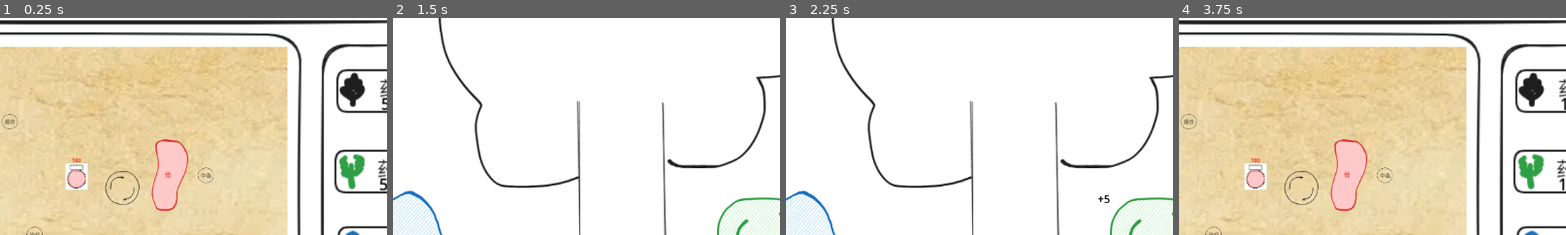
Above: before the commit, frames 1-4 (left to right).
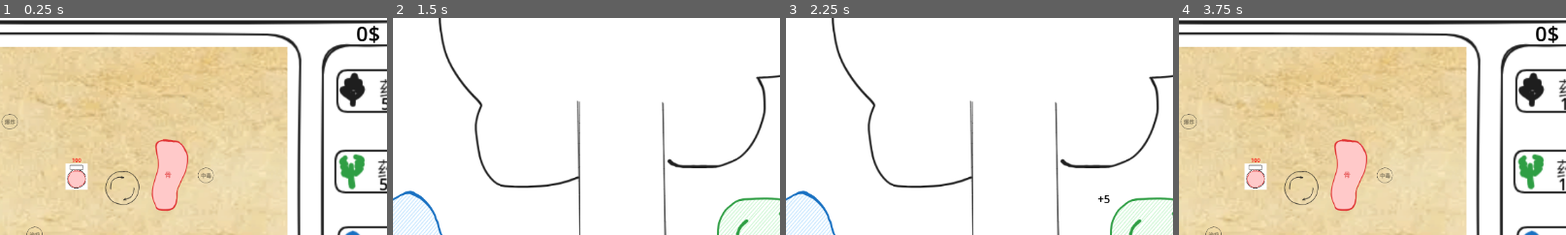
Above: after the commit, the same moments.

Repository: NoobEric0746/Potion-Bingyan
Game: Godot game, scene res://sprites/main.tscn
Two runs of this game, one before a commit and one after it. Both use one fixed random seed, a clock stepped at 60 frames per second and the inputs below.
Inputs (mouse positions are % of the whole screen's width and height, from its top left):
- Up to frame 1 (0.25 s): no input
- Up to frame 2 (1.5 s): click (11, 84) at 0.5 s; click "+5" at 1.25 s
- Up to frame 3 (2.25 s): click "+5" at 2 s
- Up to frame 4 (3.75 s): click "+5" at 2.75 s; click (91, 84) at 3.5 s
The pictures show only the part of the screen within x 40-89%, y 2-51%; the shares and areas given below are measured in that part.

The runs differ from the first frame. In frame 1, 0.3% of the frame differs, in the area x 92-98%, y 3-12%; in frame 2, nothing differs; in frame 3, nothing differs; in frame 4, 0.3%.

Commit message:
销售2/2,大抵是做完了

Diff:
--- a/global_sell_manager.gd
+++ b/global_sell_manager.gd
@@ -9,7 +9,7 @@
 	now=0
 
 func create_buyers():
-	for i in range(0,3):
+	for i in range(0,4):
 		buyers_need[i] = randi_range(1,3)
 		buyers_kindness[i] = randi_range(10,30)
 
@@ -23,9 +23,14 @@
 			return "爆炸"
 
 func buyer_words():
-	return "我需要:\n" + translate(buyers_need[now]) + "\n药水"
+	if now<4:
+		return "我需要:\n" + translate(buyers_need[now]) + "\n药水"
+	else:
+		return "今日结束"
 
 func get_price():
+	if now>=4:
+		return -1
 	if translate(buyers_need[now]) in GlobalGameManager.potion_data:
 		var level = GlobalGameManager.potion_data[translate(buyers_need[now])]
 		return level * buyers_kindness[now]
--- a/scripts/GlobalGameManager.gd
+++ b/scripts/GlobalGameManager.gd
@@ -18,6 +18,8 @@
 var potion_pos = Vector2.ZERO
 var potion_water = 100
 var money = 0
+var used = false
+var plant_state = {1:true,2:true,3:true}
 
 var firing = false
 var vortex = Vector2.ZERO
--- a/scripts/dot.gd
+++ b/scripts/dot.gd
@@ -35,6 +35,7 @@
 		global_position += movement
 
 func process_vortex():
+	print("1")
 	var potion = get_parent().get_node("Potion")
 	var dis = potion.global_position - GlobalGameManager.vortex
 	var go = (dis.rotated(deg_to_rad(100))).normalized()
--- a/scripts/main.gd
+++ b/scripts/main.gd
@@ -6,7 +6,8 @@
 	new_sprite_instance.global_position = get_global_mouse_position()
 	add_child(new_sprite_instance)
 func _process(delta):
-	pass
+	var label = get_node("Money")
+	label.text = str(GlobalGameManager.money)+"$"
 	#print(GlobalGameManager.get_now_ingredient())
 func _ready():
 	set_process(true)
--- a/scripts/potion.gd
+++ b/scripts/potion.gd
@@ -17,6 +17,9 @@
 	z_index = 100
 	GlobalGameManager.kill_items.connect(Callable(self,"_on_scene_switch"))
 	GlobalGameManager.to_craft.connect(Callable(self,"_on_scene_back"))
+	if GlobalGameManager.used:
+		GlobalGameManager.used=false
+		global_position = start_pos
 
 
 func _process(delta: float) -> void:
--- a/sprites/main.tscn
+++ b/sprites/main.tscn
@@ -94,6 +94,15 @@
 offset_right = 794.0
 offset_bottom = 633.0
 
+[node name="Money" type="Label" parent="."]
+offset_left = 985.0
+offset_top = 11.0
+offset_right = 1038.0
+offset_bottom = 55.0
+theme_override_colors/font_color = Color(0, 0, 0, 1)
+theme_override_font_sizes/font_size = 31
+text = "123"
+
 [connection signal="pressed" from="LeftButton" to="LeftButton" method="_on_pressed"]
 [connection signal="pressed" from="RightButton" to="RightButton" method="_on_pressed"]
 [connection signal="button_down" from="Water" to="Water" method="_on_button_down"]
--- a/sprites/sell.gd
+++ b/sprites/sell.gd
@@ -5,6 +5,11 @@
 	label.text = GlobalSellManager.buyer_words()
 	process_info()
 	process_price()
+	var button = get_node("SellButton")
+	if GlobalSellManager.get_price()<=0:
+		button.hide()
+	else:
+		button.show()
 
 func process_info():
 	var label = get_node("Info")
@@ -15,15 +20,32 @@
 
 func process_price():
 	var label = get_node("Price")
-	if GlobalSellManager.get_price()==0:
-		label.text = "这不对吧"
+	var buyer = get_node("Buyer")
+	var next_day = get_node("NextDay")
+	if GlobalSellManager.now>=4:
+		label.hide()
+		buyer.hide()
+		next_day.show()
 	else:
-		label.text = str(GlobalSellManager.get_price())+"$"
+		label.show()
+		buyer.show()
+		next_day.hide()
+		if GlobalSellManager.get_price()==0:
+			label.text = "这不对吧"
+		else:
+			label.text = str(GlobalSellManager.get_price())+"$"
 
 
 func _on_sell_button_pressed() -> void:
 	if GlobalSellManager.get_price()==0:
 		return
-	GlobalGameManager.money+=GlobalSellManager.get_price()
-	GlobalGameManager.clear_potion()
-	GlobalSellManager.now += 1
+	else:
+		GlobalGameManager.money+=GlobalSellManager.get_price()
+		GlobalGameManager.clear_potion()
+		GlobalSellManager.now += 1
+		GlobalGameManager.used=true
+
+
+func _on_next_day_pressed() -> void:
+	GlobalSellManager._ready()
+	GlobalGameManager.plant_state = {1:true,2:true,3:true}
--- a/sprites/sell.tscn
+++ b/sprites/sell.tscn
@@ -7,6 +7,7 @@
 [ext_resource type="Script" uid="uid://cqspsldftopcc" path="res://sprites/sell_2_craft.gd" id="4_ropkr"]
 [ext_resource type="Texture2D" uid="uid://cs0wis8e5psgi" path="res://art/sell_button.png" id="6_w52vs"]
 [ext_resource type="Texture2D" uid="uid://cyr5sesnrhubo" path="res://art/potion1.png" id="7_c0gl4"]
+[ext_resource type="Texture2D" uid="uid://cml0xtpbnjqa8" path="res://art/next_day_button.png" id="8_c0gl4"]
 
 [node name="Sell" type="Node2D"]
 script = ExtResource("1_somti")
@@ -60,13 +61,22 @@
 texture = ExtResource("7_c0gl4")
 
 [node name="Info" type="Label" parent="."]
-offset_left = 931.0
-offset_top = 58.0
-offset_right = 1115.0
-offset_bottom = 381.0
+offset_left = 945.0
+offset_top = 56.0
+offset_right = 1100.0
+offset_bottom = 379.0
 theme_override_colors/font_color = Color(0, 0, 0, 1)
 theme_override_font_sizes/font_size = 46
-text = "这是药水"
+text = "中毒2爆炸6药水"
+autowrap_mode = 3
+
+[node name="NextDay" type="TextureButton" parent="."]
+offset_left = 275.0
+offset_top = 254.0
+offset_right = 447.0
+offset_bottom = 333.0
+texture_normal = ExtResource("8_c0gl4")
 
 [connection signal="pressed" from="LeftButton" to="LeftButton" method="_on_pressed"]
 [connection signal="pressed" from="SellButton" to="." method="_on_sell_button_pressed"]
+[connection signal="pressed" from="NextDay" to="." method="_on_next_day_pressed"]
--- a/yao_plant.gd
+++ b/yao_plant.gd
@@ -6,6 +6,13 @@
 func _on_pressed() -> void:
 	if ok:
 		GlobalGameManager.storage_data[ingredient_type] += 5
+		GlobalGameManager.plant_state[ingredient_type] = false
 		get_node("Label").appear()
 		await get_tree().create_timer(0.2).timeout
 		hide()
+
+func _ready():
+	if(GlobalGameManager.plant_state[ingredient_type]):
+		show()
+	else:
+		hide()
Binary file added: art/next_day_button.png
Not shown, added: art/next_day_button.png.import
Not shown: 1 places in sprites/sell.tscn that only renumber resources
